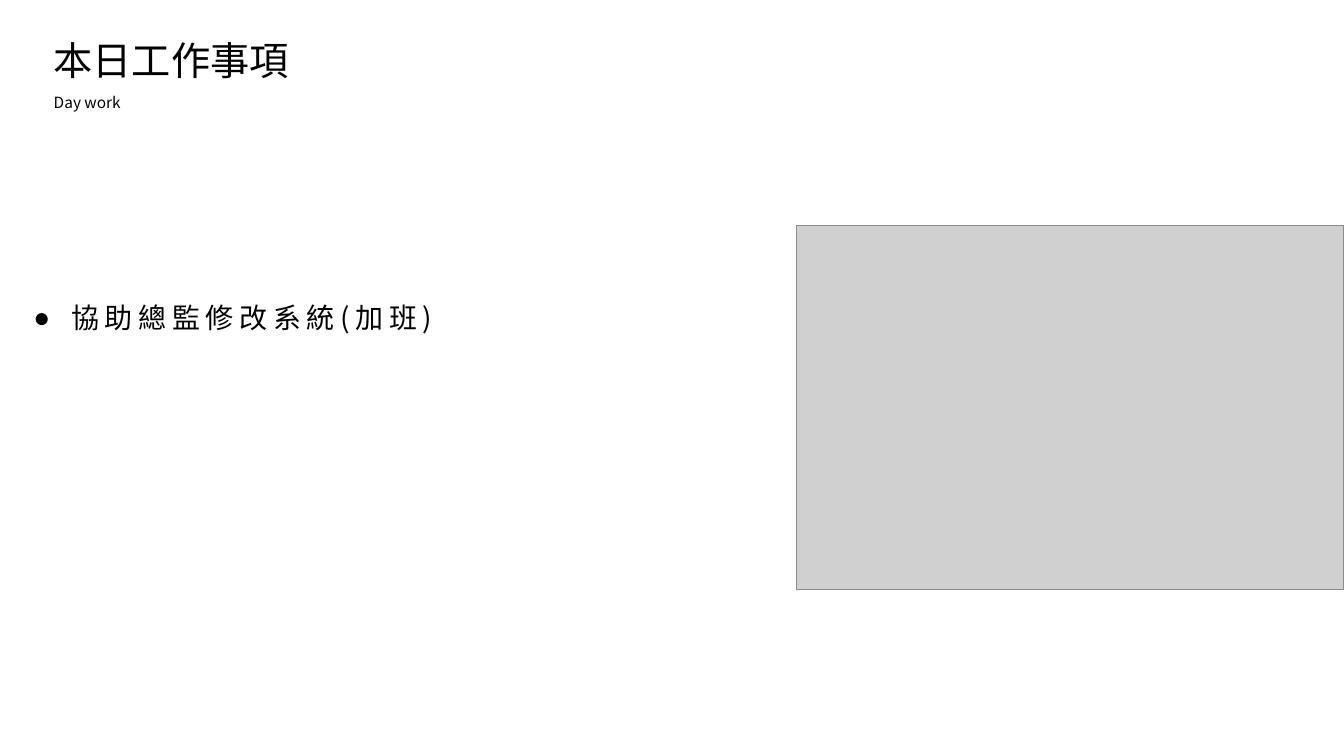
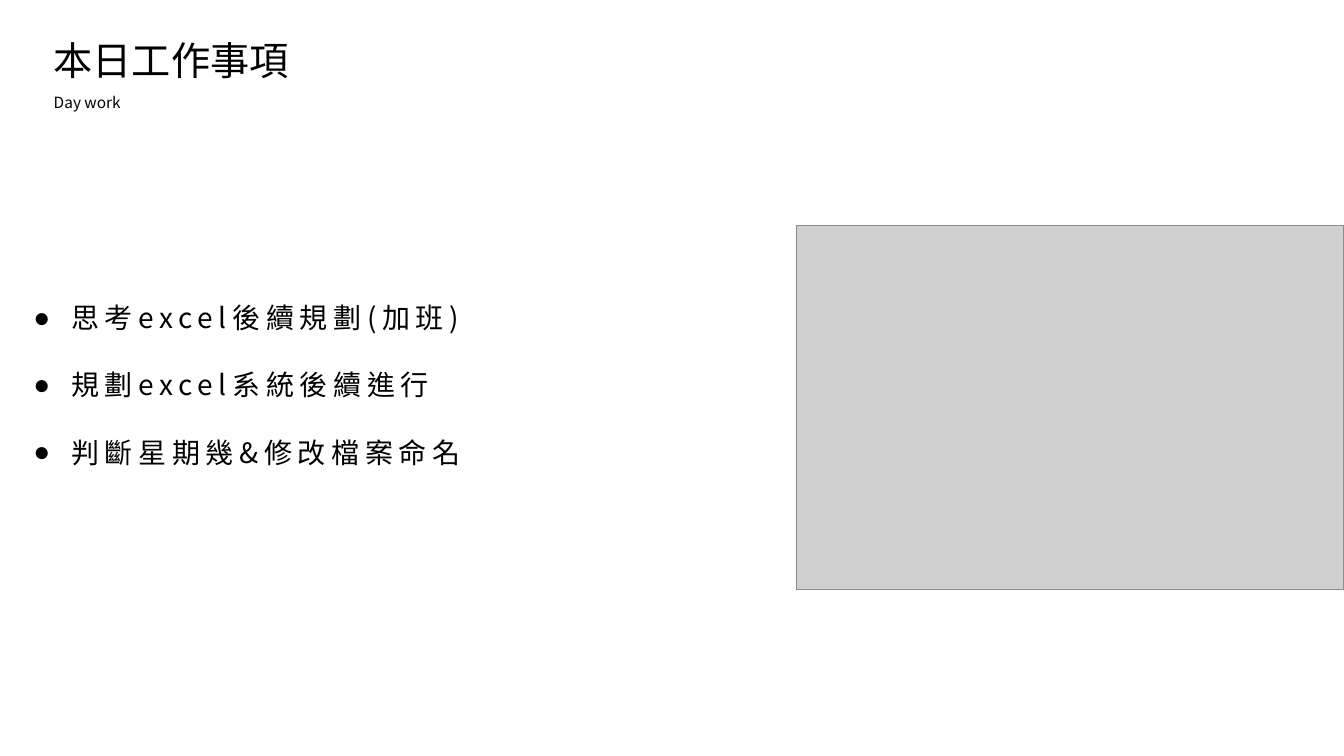
Before and after one commit to ZheHong1021/ExcelSystem, a slide deck: slide 2 of 工作日報_葉柏漢/2021.12/2021.12.07(加班)_2021.12.08工作日報_葉柏漢.pptx. Drawn at 1344x756 pixels with LibreOffice and Linux fonts; fonts in the diff are those of the drawing; grey boxes stand for pictures. Boxes give left, top, right and bottom in pixels: in the first picture for what was removed or moved away, otherwise in the second. Text is boxed around its words. In the diff, an @@ line names an element or a change of style, - is before the commit and + after.

```diff
--- a/工作日報_葉柏漢/2021.12/2021.12.07(加班)_2021.12.08工作日報_葉柏漢.pptx
+++ b/工作日報_葉柏漢/2021.12/2021.12.07(加班)_2021.12.08工作日報_葉柏漢.pptx
@@ text at bbox=[71, 304, 460, 466]: text changed @@
-● 協助總監修改系統(加班)
+● 思考excel後續規劃(加班)
+● 規劃excel系統後續進行
+● 判斷星期幾&修改檔案命名
```
Also in this commit, not shown: 2 slides added, 8 other files.
